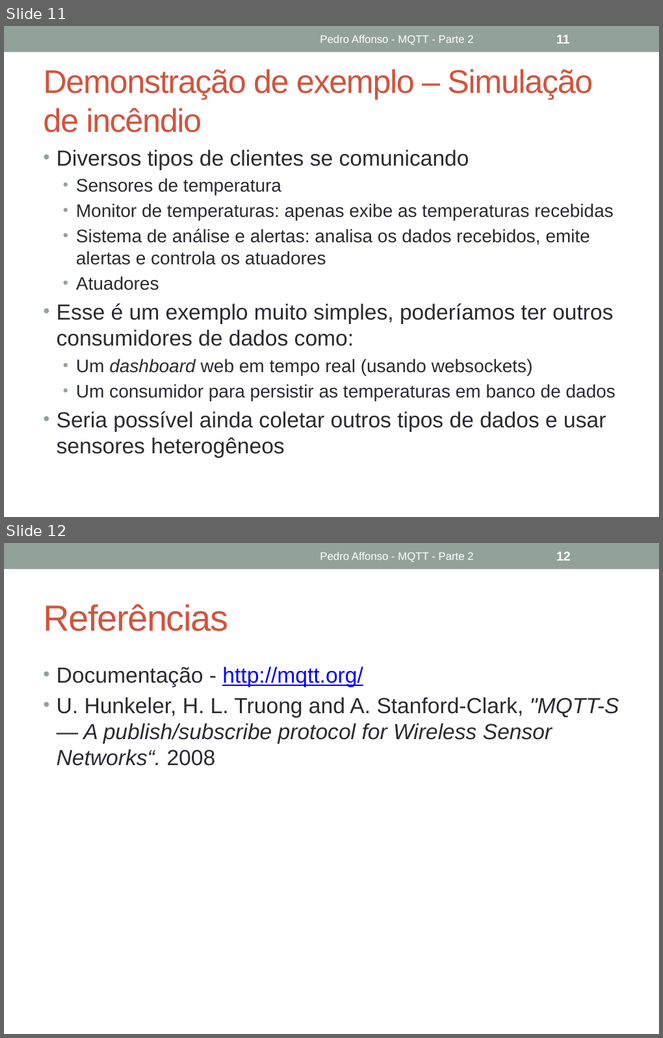
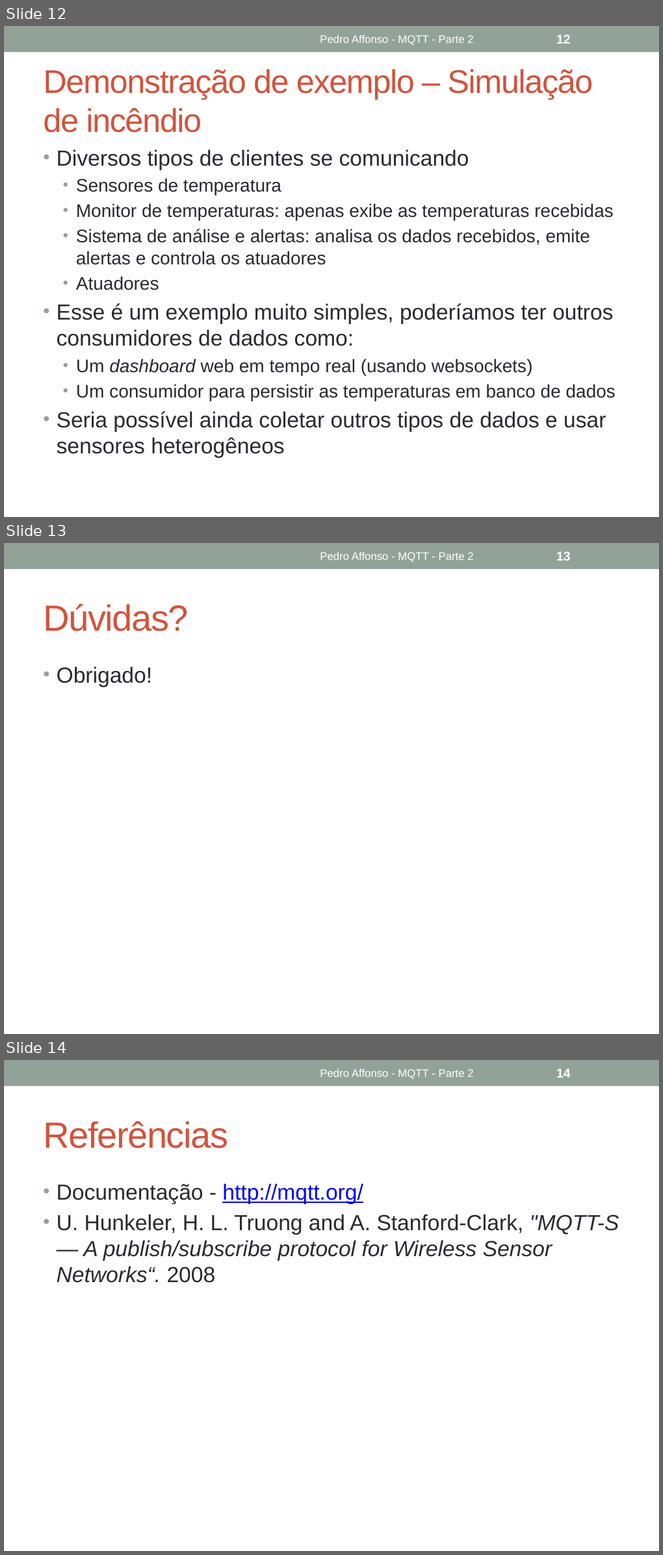
Before and after one commit to phaffonso/mo809-pedro, a slide deck: MQTT – Parte 2.pptx. Shown one above the other, each under a label of ours: slides 11 and 12 before the commit, slides 12, 13 and 14 after it. The pictures are 663x1038 and 663x1555 pixels, drawn with LibreOffice and Linux fonts; fonts in the diff are those of the drawing. Boxes give left, top, right and bottom in pixels: in the first picture for what was removed or moved away, otherwise in the second. Text is boxed around its words. In the diff, an @@ line names an element or a change of style, - is before the commit and + after.

```diff
--- a/MQTT – Parte 2.pptx
+++ b/MQTT – Parte 2.pptx
@@ slide 13 added at bbox=[4, 543, 659, 1034], background #FFFFFF; not listed: 1 template element that a slide beside it also shows @@
@@ text added at bbox=[320, 552, 473, 562], 12 pt, text #FFFFFF @@
+Pedro Affonso - MQTT - Parte 2
@@ page number added at bbox=[556, 551, 571, 561], 14 pt, text #FFFFFF, bold @@
+13
@@ title added at bbox=[43, 603, 189, 631], 40 pt, text #D2533C @@
+Dúvidas?
@@ text added at bbox=[57, 667, 152, 687], 24 pt, text #292934 @@
+• Obrigado!
@@ what was slide 11 is now slide 12 @@
@@ page number at bbox=[556, 34, 571, 44]: text changed @@
-11
+12
@@ what was slide 12 is now slide 14 @@
@@ page number at bbox=[556, 1068, 571, 1078]: text changed @@
-12
+14
```
Also in this commit, not shown: 4 slides changed, 1 other slide added, 6 other files.
